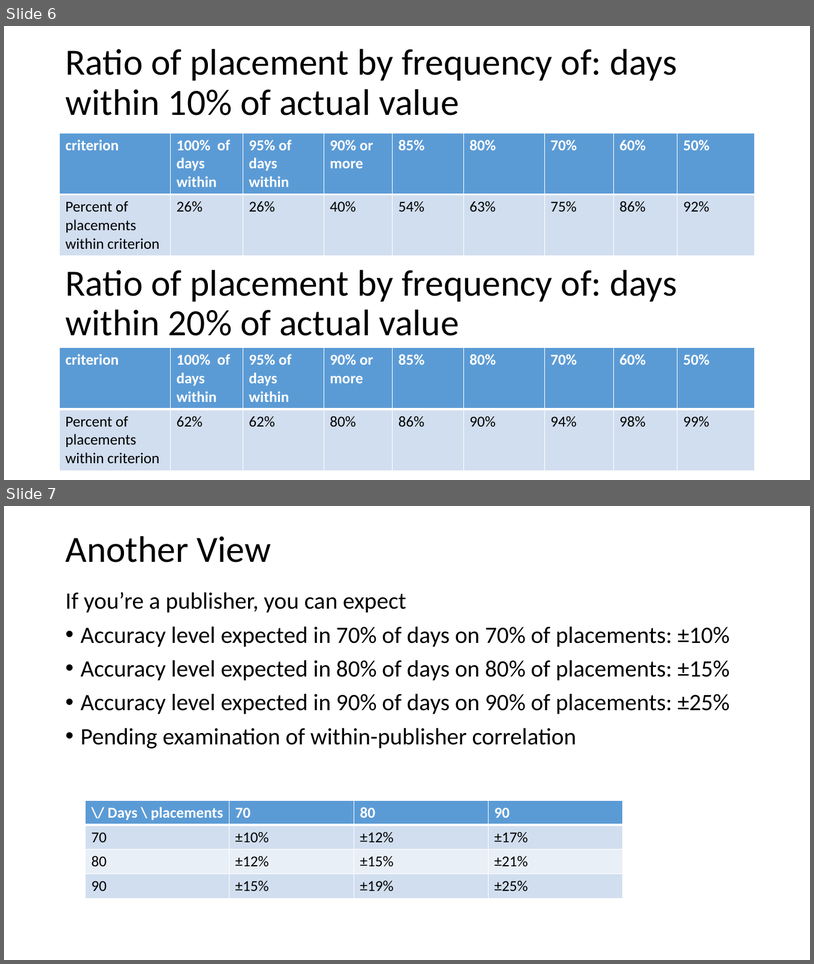
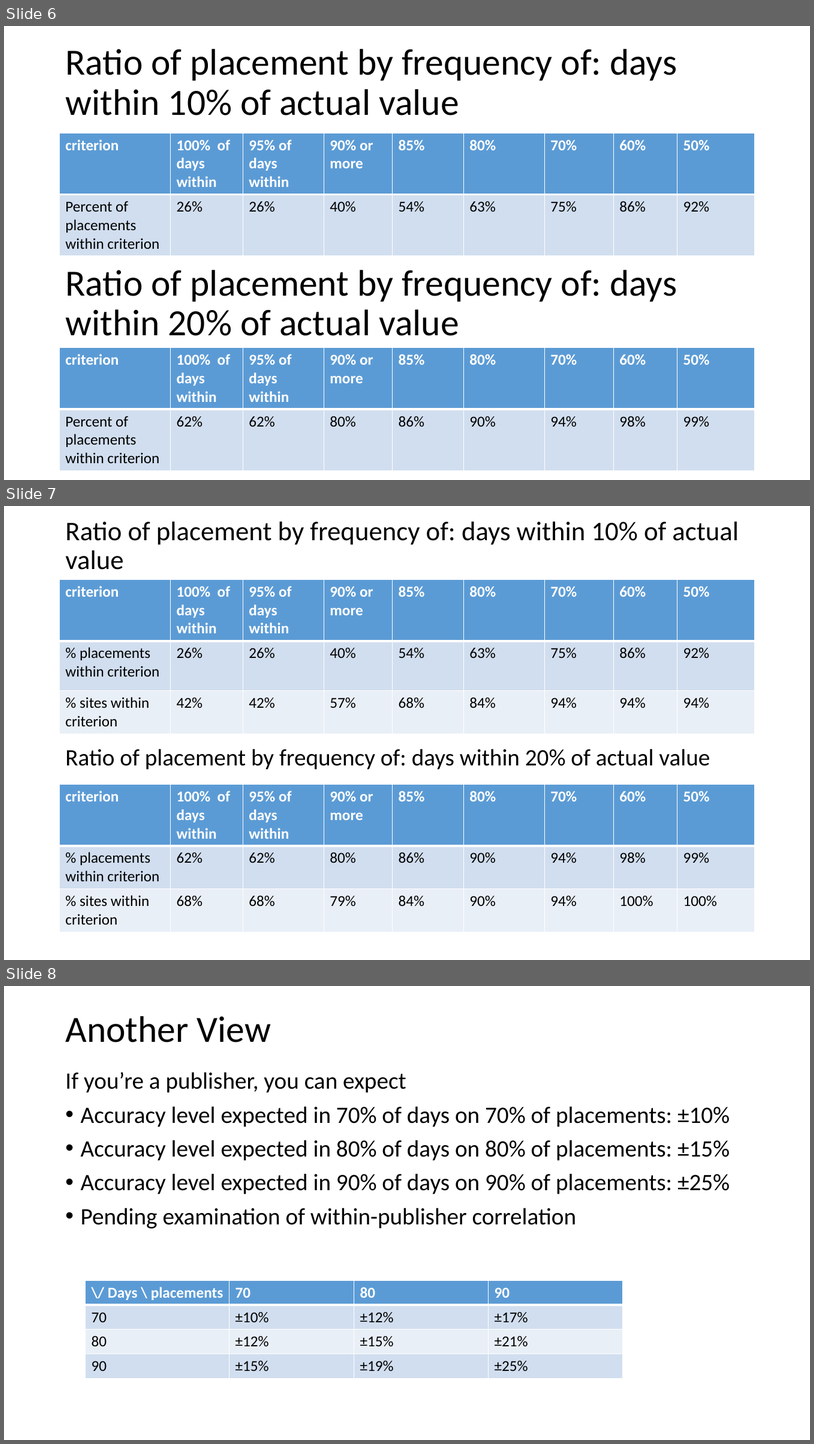
Before and after one commit to shahar-siegman/old_projects, a slide deck: RedShift/PublisherReport/served 1-day prediction using redshift data.pptx. Shown one above the other, each under a label of ours: slides 6 and 7 before the commit, slides 6, 7 and 8 after it. The pictures are 814x964 and 814x1444 pixels, drawn with LibreOffice and Linux fonts; fonts in the diff are those of the drawing. Boxes give left, top, right and bottom in pixels: in the first picture for what was removed or moved away, otherwise in the second. Text is boxed around its words. In the diff, an @@ line names an element or a change of style, - is before the commit and + after.

```diff
--- a/RedShift/PublisherReport/served 1-day prediction using redshift data.pptx
+++ b/RedShift/PublisherReport/served 1-day prediction using redshift data.pptx
@@ slide 7 added at (4,506,810,960), background #FFFFFF @@
@@ title added at (65,522,739,570), 32 pt, text #000000 @@
+Ratio of placement by frequency of: days within 10% of actual value
@@ table added at (60,579,755,732), 3 rows, 9 columns @@
+criterion | 100% of days within | 95% of days within | 90% or more | 85% | 80% | 70% | 60% | 50%
+% placements within criterion | 26% | 26% | 40% | 54% | 63% | 75% | 86% | 92%
+% sites within criterion | 42% | 42% | 57% | 68% | 84% | 94% | 94% | 94%
@@ text added at (65,748,710,769), 28 pt, text #000000 @@
+Ratio of placement by frequency of: days within 20% of actual value
@@ table added at (60,784,755,930), 3 rows, 9 columns @@
+criterion | 100% of days within | 95% of days within | 90% or more | 85% | 80% | 70% | 60% | 50%
+% placements within criterion | 62% | 62% | 80% | 86% | 90% | 94% | 98% | 99%
+% sites within criterion | 68% | 68% | 79% | 84% | 90% | 94% | 100% | 100%
@@ what was slide 7 is now slide 8 @@
```
Also in this commit, not shown: 3 other files.
